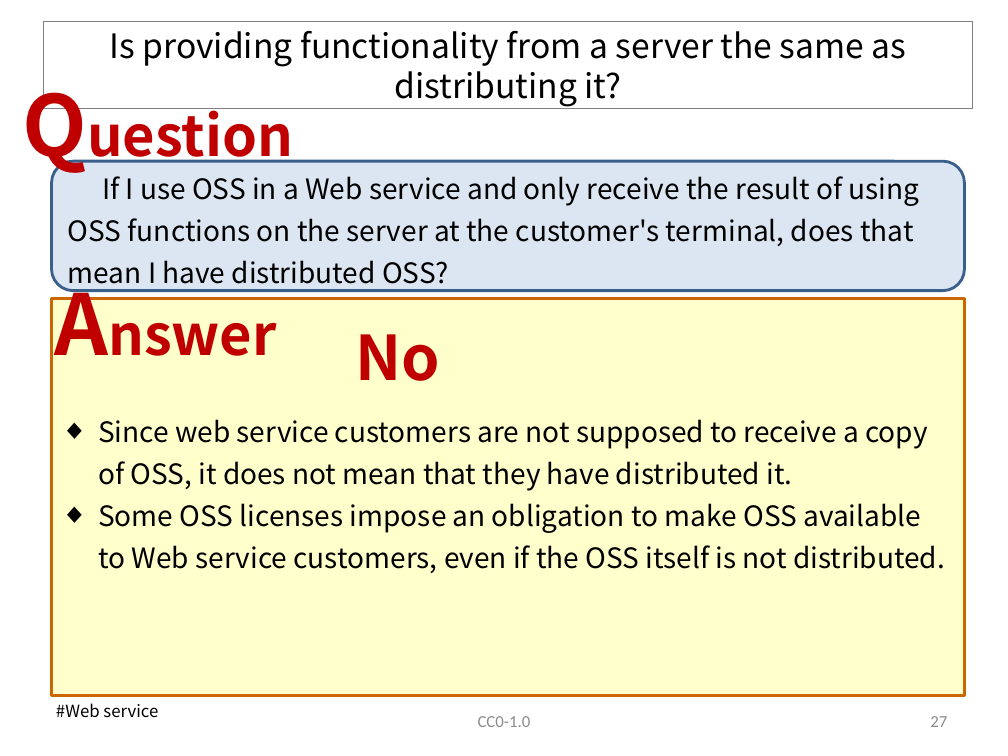
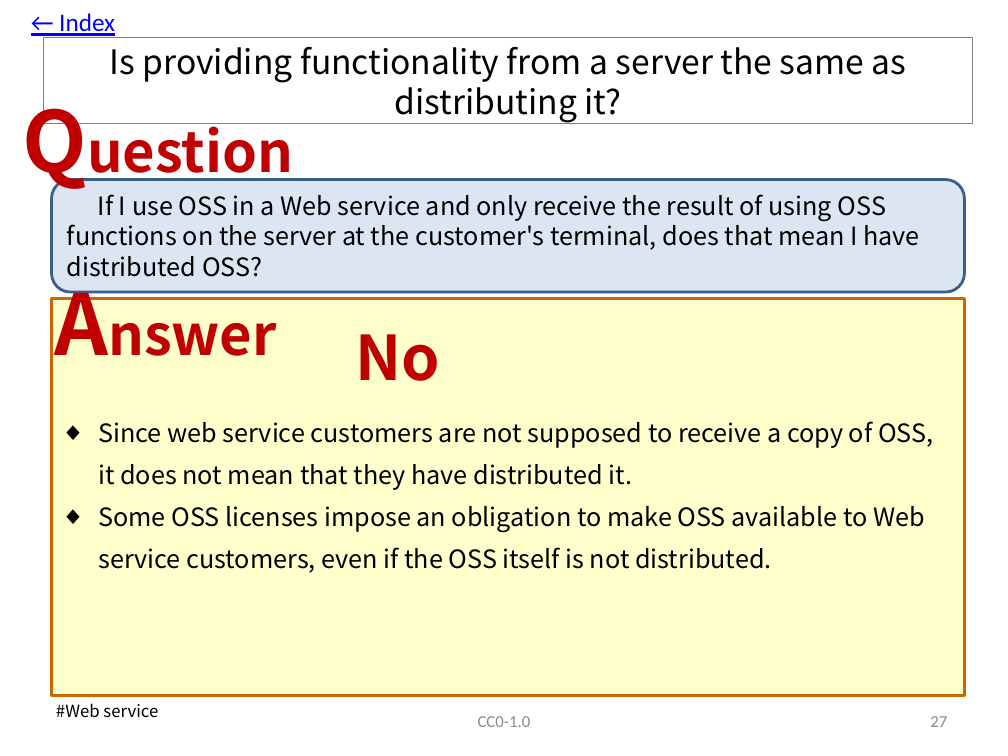
Before and after one commit to OpenChain-Project/OpenChain-JWG, a slide deck: slide 28 of Education_Material/FAQ/Misunderstandings_of_OSS_licenses_CC0.pptx. Drawn at 1008x756 pixels with LibreOffice and Linux fonts; fonts in the diff are those of the drawing. Boxes give left, top, right and bottom in pixels: in the first picture for what was removed or moved away, otherwise in the second. Text is boxed around its words. In the diff, an @@ line names an element or a change of style, - is before the commit and + after.

Commit message:
Update to V7.1. Added a link to the index.

```diff
--- a/Education_Material/FAQ/Misunderstandings_of_OSS_licenses_CC0.pptx
+++ b/Education_Material/FAQ/Misunderstandings_of_OSS_licenses_CC0.pptx
@@ text added at box(59, 13, 115, 38), 18 pt, text #0000FF, underline @@
+← Index
@@ title "Is providing functionality from a ...": place and size @@
-title "Is providing functionality from a ..." at box(43, 22, 972, 108)
+title "Is providing functionality from a ..." at box(43, 38, 972, 124)
@@ text "Question": place and size @@
-text "Question" at box(12, 68, 322, 179)
+text "Question" at box(12, 84, 322, 196)
@@ rounded rectangle "If I use OSS in ...": place and size @@
-rounded rectangle "If I use OSS in ..." at box(51, 161, 965, 290)
+rounded rectangle "If I use OSS in ..." at box(51, 179, 965, 292)
@@ rounded rectangle "If I use OSS in ..." at box(51, 179, 965, 292): size 20 to 18 pt; line spacing 30pt to 1 @@
@@ text "Since web service customers are ..." at box(98, 421, 933, 573): size 20 to 18 pt @@
```
Also in this commit, not shown: 55 other slides changed.
